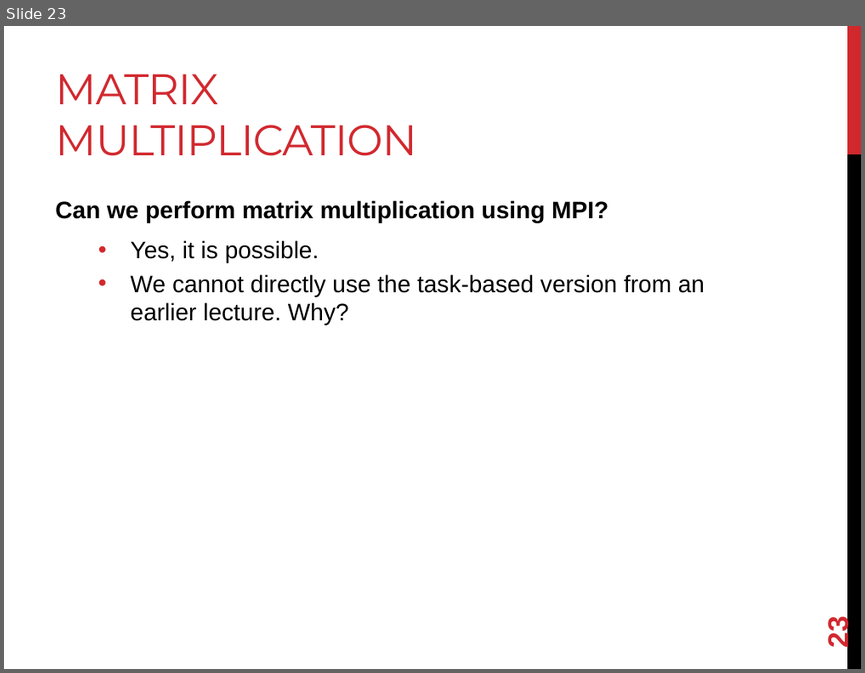
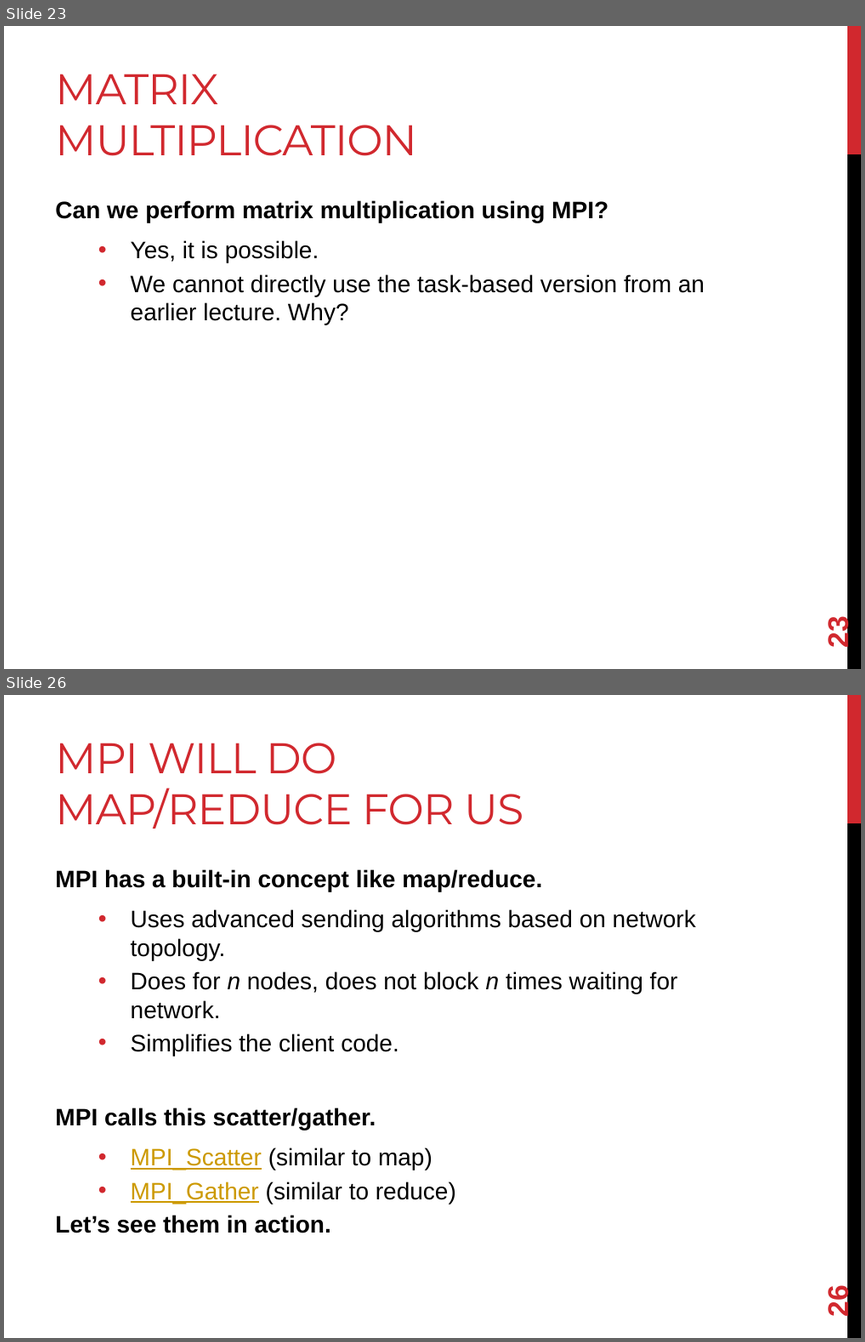
Before and after one commit to joshpeterson/DevelopingConcurrentSoftware, a slide deck: Lectures/Introduction to MPI/Introduction to MPI.pptx. Shown one above the other, each under a label of ours: slide 23 before the commit, slides 23 and 26 after it; the slides between them are not shown. The pictures are 865x673 and 865x1342 pixels, drawn with LibreOffice and Linux fonts; fonts in the diff are those of the drawing. Boxes give left, top, right and bottom in pixels: in the first picture for what was removed or moved away, otherwise in the second. Text is boxed around its words. In the diff, an @@ line names an element or a change of style, - is before the commit and + after.

```diff
--- a/Lectures/Introduction to MPI/Introduction to MPI.pptx
+++ b/Lectures/Introduction to MPI/Introduction to MPI.pptx
@@ slide 26 added at [4,695,861,1338], background #FFFFFF; not listed: 2 template elements that a slide beside it also shows @@
@@ title added at [55,743,523,828], 36 pt, text #D1282E @@
+MPI WILL DO MAP/REDUCE FOR US
@@ text added at [55,869,696,1233], 20 pt, text #000000 @@
+MPI has a built-in concept like map/reduce.
+  • Uses advanced sending algorithms based on network topology.
+  • Does for n nodes, does not block n times waiting for network.
+  • Simplifies the client code.
+MPI calls this scatter/gather.
+  • MPI_Scatter (similar to map)
+  • MPI_Gather (similar to reduce)
+Let’s see them in action.
@@ page number added at [822,1287,854,1315], 24 pt, text #D1282E, bold @@
+26
```
Also in this commit, not shown: 2 other slides added.
